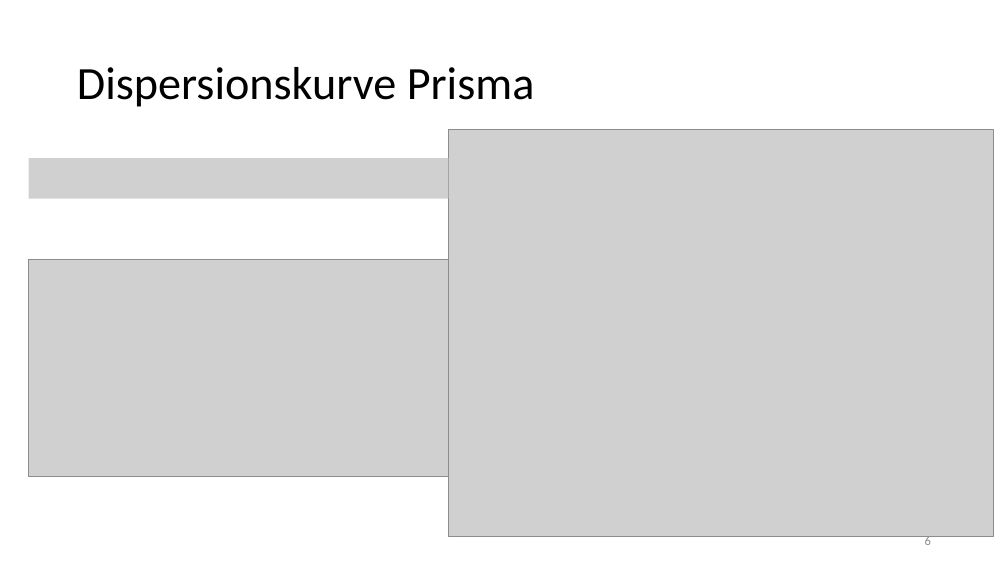
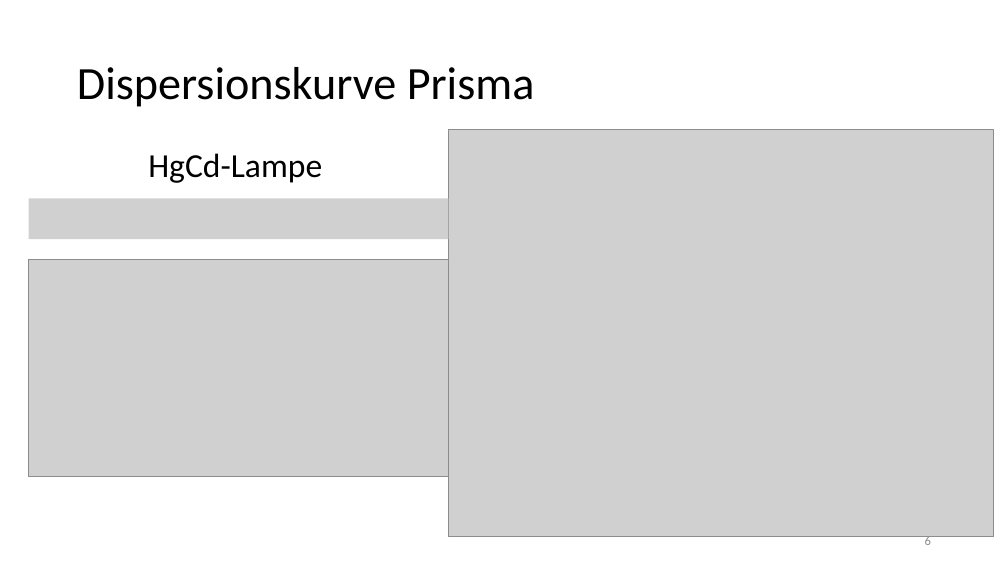
Before and after one commit to thewhitecat/grundpraktikum1, a slide deck: slide 6 of grundpraktikum2/Optik 1/Optik I.pptx. Drawn at 1008x567 pixels with LibreOffice and Linux fonts; fonts in the diff are those of the drawing; grey boxes stand for pictures. Boxes give left, top, right and bottom in pixels: in the first picture for what was removed or moved away, otherwise in the second. Text is boxed around its words. In the diff, an @@ line names an element or a change of style, - is before the commit and + after.

Commit message:
jo

```diff
--- a/grundpraktikum2/Optik 1/Optik I.pptx
+++ b/grundpraktikum2/Optik 1/Optik I.pptx
@@ picture removed at bbox=[29, 158, 448, 199] @@
@@ text added at bbox=[148, 153, 322, 183], 32 pt, text #000000 @@
+HgCd-Lampe
@@ picture added at bbox=[29, 198, 448, 239] @@
```
Also in this commit, not shown: 2 other slides changed, 1 slide added.
